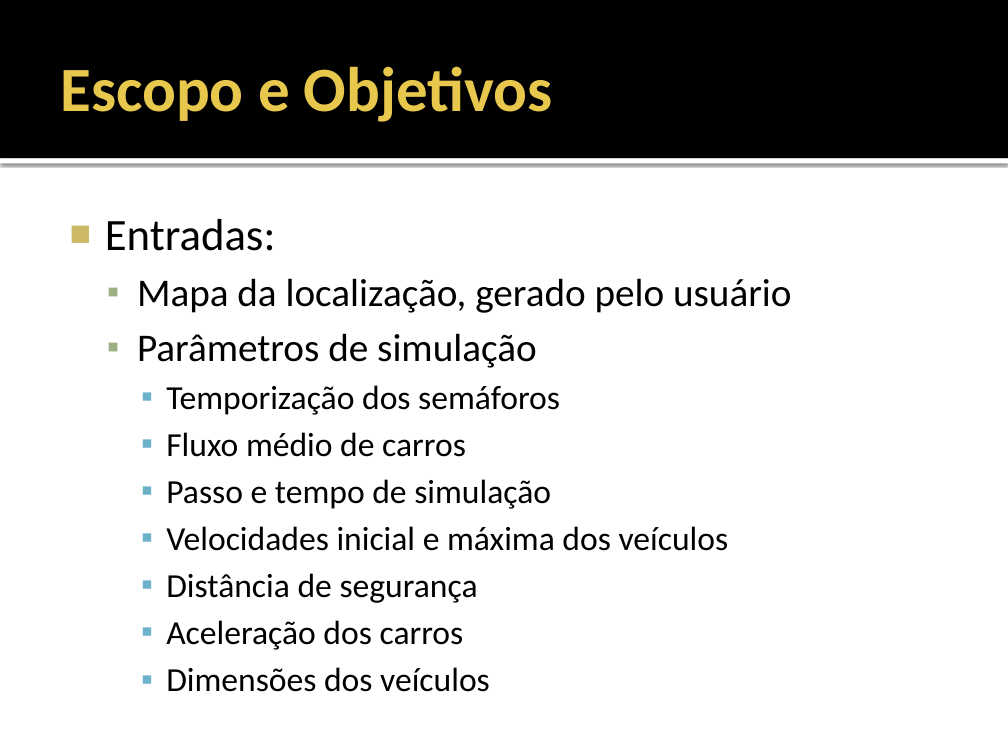
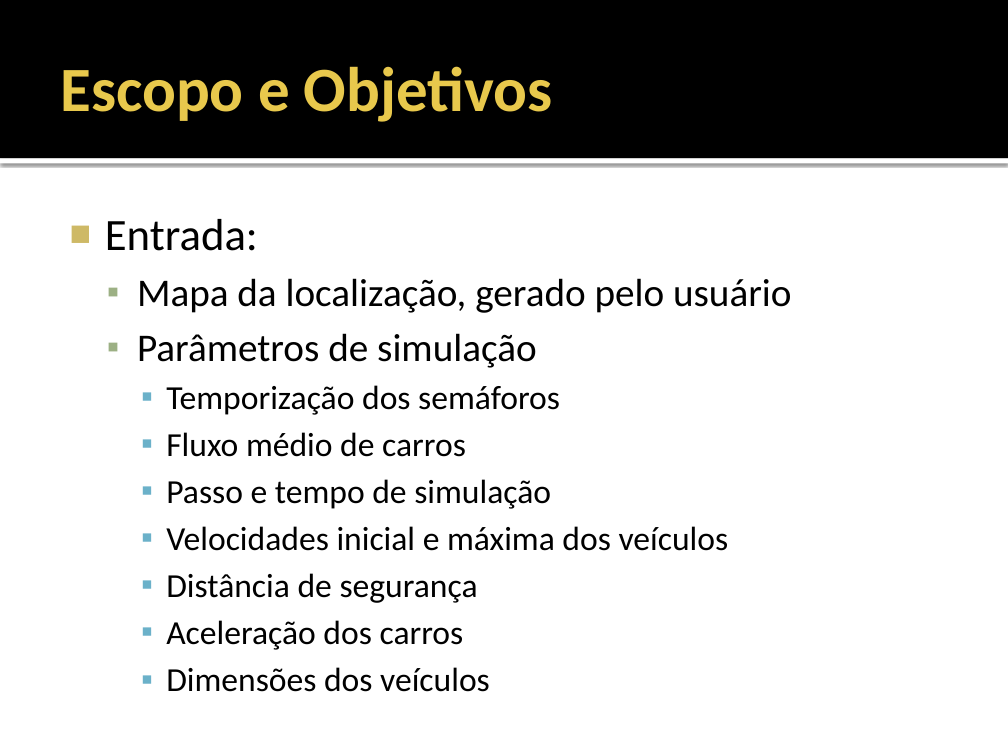
Before and after one commit to fchirigati/rota, a slide deck: slide 4 of Documentação/Planejamento/Apresentação.pptx. Drawn at 1008x756 pixels with LibreOffice and Linux fonts; fonts in the diff are those of the drawing. Boxes give left, top, right and bottom in pixels: in the first picture for what was removed or moved away, otherwise in the second. Text is boxed around its words. In the diff, an @@ line names an element or a change of style, - is before the commit and + after.

```diff
--- a/Documentação/Planejamento/Apresentação.pptx
+++ b/Documentação/Planejamento/Apresentação.pptx
@@ text at (x1=105, y1=219, x2=258, y2=251): text changed @@
-■ Entradas:
+■ Entrada:
```
Also in this commit, not shown: 4 other slides changed, 9 slides added, 2 other files.
